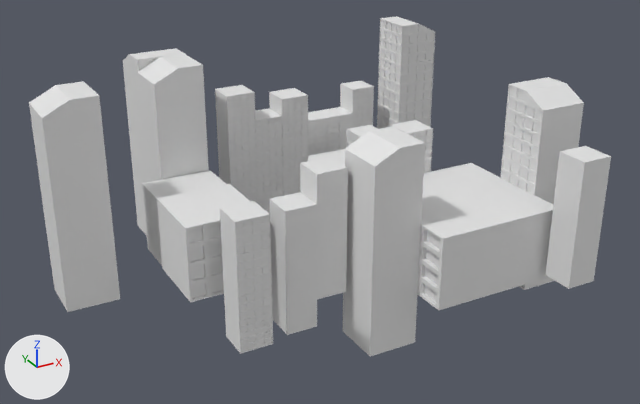
The glTF model Assets/Models/Outside Building/Environment.glb as it was, and as the next commit left it.
The view is the same before and after, from a 50 mm camera at (-149.1, -287.2, 132.7) aimed at (6.8, -3.9, -8.9). Lighting does not change. The marker at lower left points along +X, +Y and +Z. The first picture is the older version. Where no turn or scale is listed for an object, it has been applied to the vertices.

Script lines for the objects in view, before the commit:
```python
me_cube_034 = bpy.data.meshes.new('Cube.034')
me_cube_034.from_pydata(...)  # 1394 vertices, 2784 faces; spans x -6.0..6.0, y -6.0..6.0, z -24.1..24.1
# faces by material slot: [2512, 272]
me_cube_034.materials.append(mat_building_4)  # white #e7e7e7
me_cube_034.materials.append(mat_building_window)  # white #e7e7e7
me_cube_035 = bpy.data.meshes.new('Cube.035')
me_cube_035.from_pydata(...)  # 1394 vertices, 2784 faces; spans x -6.0..6.0, y -6.0..6.0, z -24.1..24.1
# faces by material slot: [2512, 272]
me_cube_035.materials.append(mat_building_4)  # white #e7e7e7
me_cube_035.materials.append(mat_building_window)  # white #e7e7e7
me_cube_036 = bpy.data.meshes.new('Cube.036')
me_cube_036.from_pydata(...)  # 1394 vertices, 2784 faces; spans x -6.0..6.0, y -6.0..6.0, z -24.1..24.1
# faces by material slot: [2512, 272]
me_cube_036.materials.append(mat_building_4)  # white #e7e7e7
me_cube_036.materials.append(mat_building_window)  # white #e7e7e7
ob_cube_007 = bpy.data.objects.new('Cube.007', me_cube_034)
ob_cube_007.location = (-45.3, -48.7, -8.1)
ob_cube_013 = bpy.data.objects.new('Cube.013', me_cube_036)
ob_cube_013.location = (-10.5, -38.1, -2.6)
ob_cube_016 = bpy.data.objects.new('Cube.016', me_cube_035)
ob_cube_016.location = (-22.6, -38.1, -13.7)
# also in view: 'Cube.006' at (12.2, 33.2, 1.0); 'Cube.014' at (68.8, -80.2, 1.1); 'Cube.018' at (-85.1, 10.6, 6.4); 'Cube.019' at (98.1, 72.9, 0.4); 'Cube.001' at (56.3, 78.9, -15.5)
```
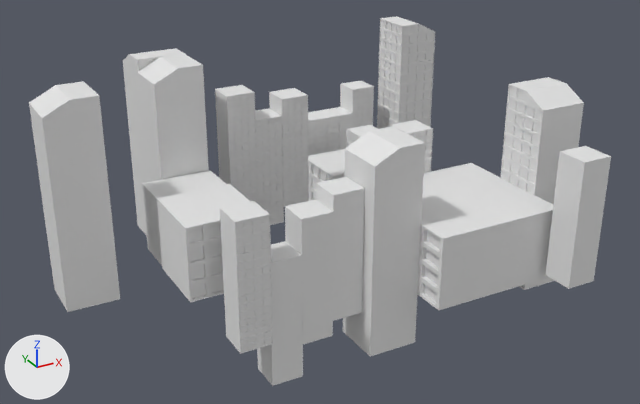
Location of each change, [x1, y1, x2, y2] in pixels of the pictures (640 x 404 px):
```json
{"object": "Cube.016", "change": "moved", "before": [269, 192, 317, 335], "after": [285, 200, 333, 344]}
{"object": "Cube.013", "change": "moved", "before": [300, 157, 348, 300], "after": [316, 177, 365, 321]}
{"object": "Cube.011", "change": "added", "after": [257, 241, 303, 386]}
{"object": "Cube.008", "change": "unchanged, uncovered by the edit", "before": [308, 149, 345, 166], "after": [308, 149, 345, 201]}
```

Edits to the scene script, one JSON object a line:
```json
{"op": "set", "path": "ob_cube_013.location", "old": "(-10.5, -38.1, -2.6)", "new": "(-8.7, -46.3, -7.6)"}
{"op": "set", "path": "ob_cube_016.location", "old": "(-22.6, -38.1, -13.7)", "new": "(-20.7, -46.3, -13.7)"}
{"op": "add", "block": "ob_cube_011", "code": ["ob_cube_011 = bpy.data.objects.new('Cube.011', me_cube_035.copy())  # the mesh of ob_cube_016", "ob_cube_011.location = (-32.7, -46.3, -26.8)"]}
```
